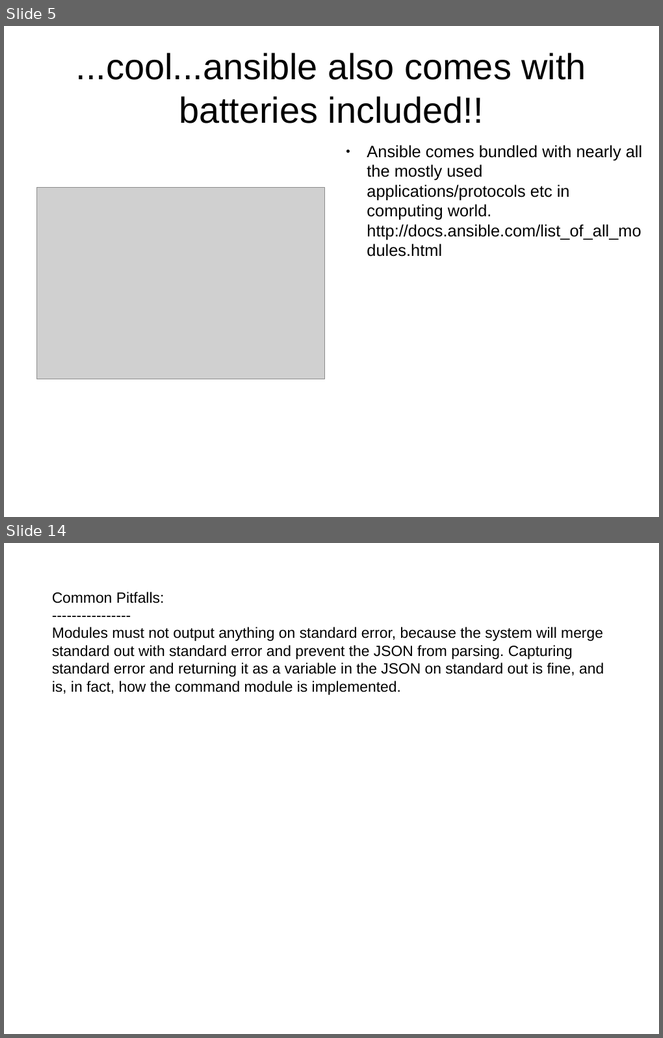
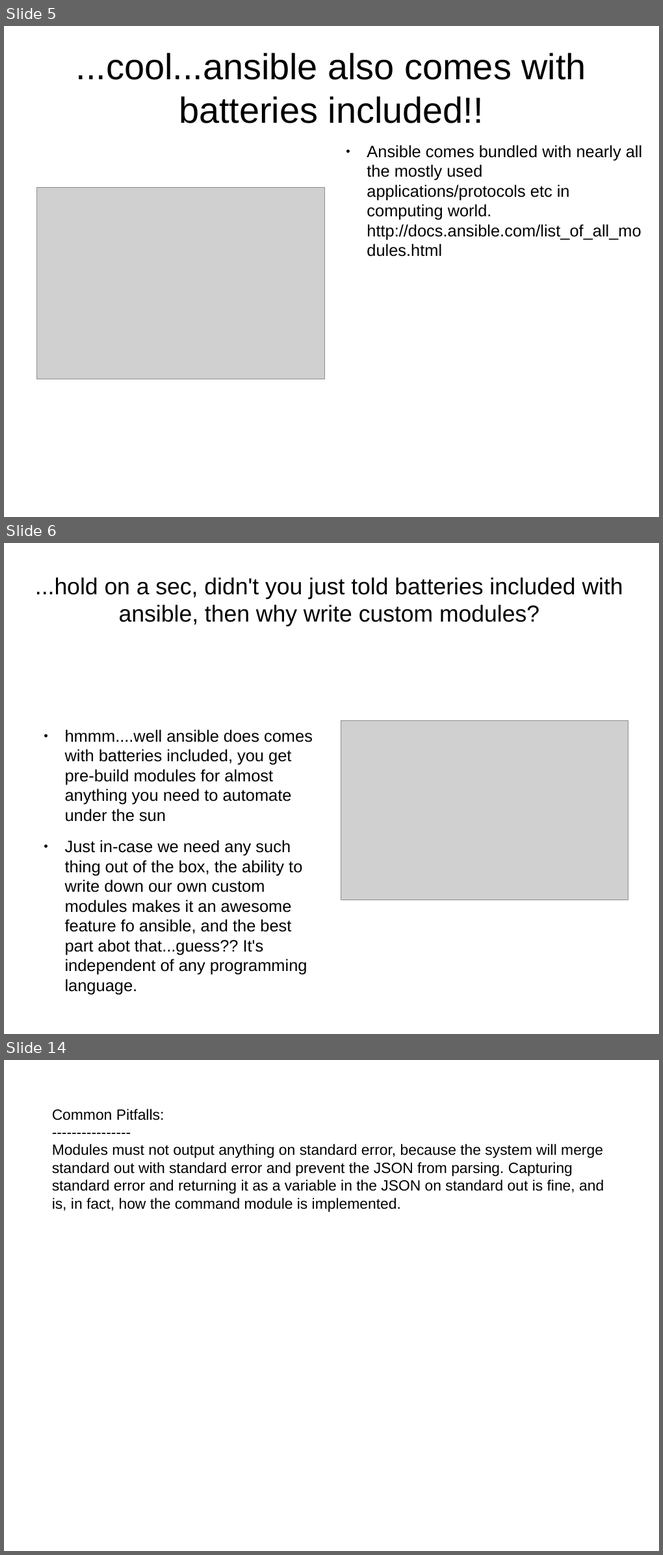
Before and after one commit to hellodk/ansible-meetup-bangalore, a slide deck: Contributing _to_Ansible.odp. Shown one above the other, each under a label of ours: slides 5 and 14 before the commit, slides 5, 6 and 14 after it; the slides between them are not shown. The pictures are 663x1038 and 663x1555 pixels, drawn with LibreOffice and Linux fonts; fonts in the diff are those of the drawing; grey boxes stand for pictures. Boxes give left, top, right and bottom in pixels: in the first picture for what was removed or moved away, otherwise in the second. Text is boxed around its words. In the diff, an @@ line names an element or a change of style, - is before the commit and + after.

```diff
--- a/Contributing _to_Ansible.odp
+++ b/Contributing _to_Ansible.odp
@@ slide 6 added at (4, 543, 659, 1034), background #FFFFFF @@
@@ title added at (35, 577, 623, 627), 28 pt, text #000000 @@
+...hold on a sec, didn't you just told batteries included with ansible, then why write custom modules?
@@ text added at (65, 730, 313, 995), 20 pt, text #000000 @@
+● hmmm....well ansible does comes with batteries included, you get pre-build modules for almost anything you need to automate under the sun
+● Just in-case we need any such thing out of the box, the ability to write down our own custom modules makes it an awesome feature fo ansible, and the best part abot that...guess?? It's independent of any programming language.
@@ picture added at (341, 720, 629, 901) @@
```
Also in this commit, not shown: 2 slides changed, 3 other slides added, 4 slides removed, 1 other file.
